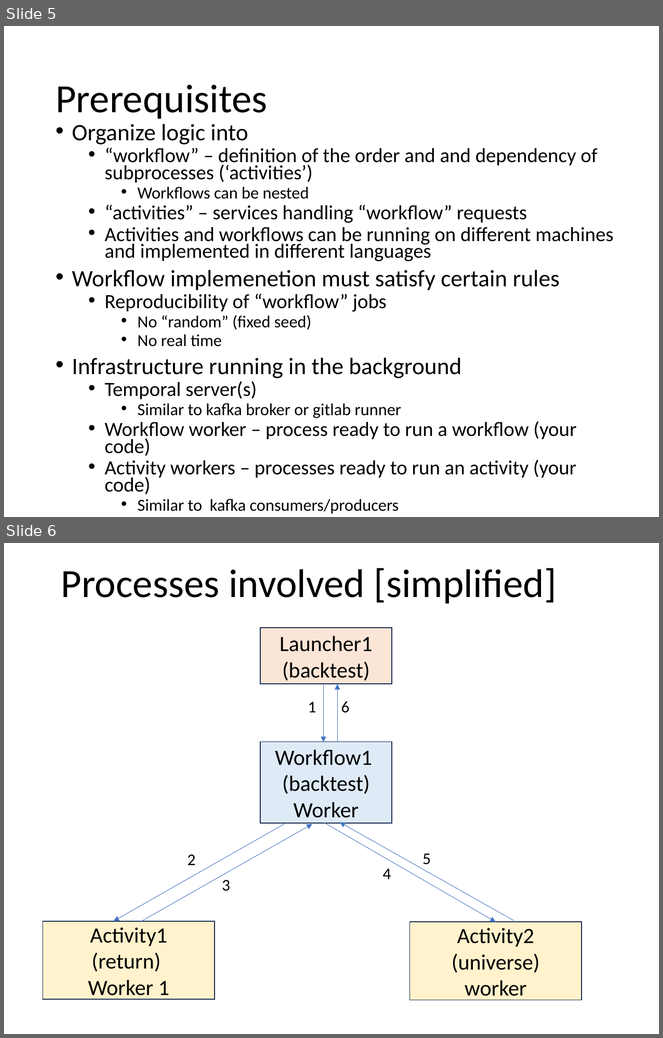
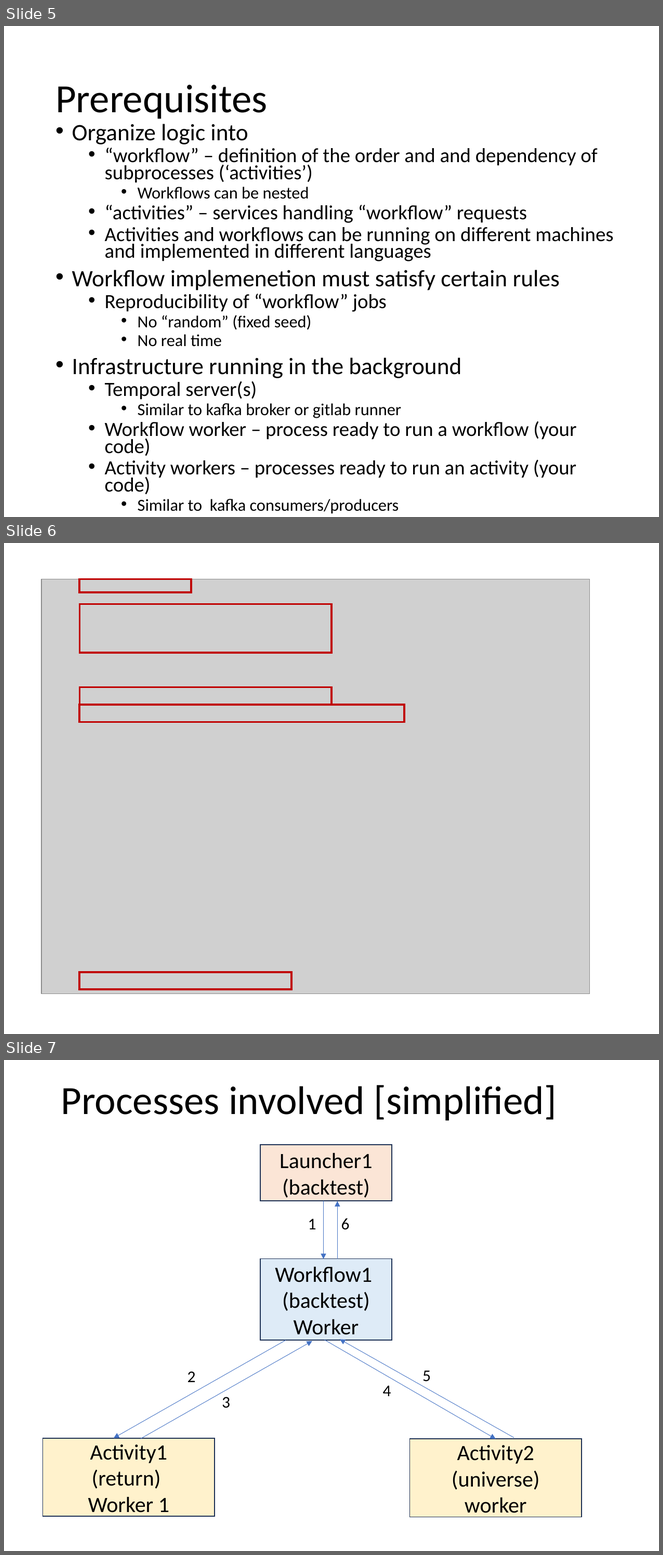
Before and after one commit to zconsult/am_temporal, a slide deck: Temporal.pptx. Shown one above the other, each under a label of ours: slides 5 and 6 before the commit, slides 5, 6 and 7 after it. The pictures are 663x1038 and 663x1555 pixels, drawn with LibreOffice and Linux fonts; fonts in the diff are those of the drawing; grey boxes stand for pictures. Boxes give left, top, right and bottom in pixels: in the first picture for what was removed or moved away, otherwise in the second. Text is boxed around its words. In the diff, an @@ line names an element or a change of style, - is before the commit and + after.

```diff
--- a/Temporal.pptx
+++ b/Temporal.pptx
@@ slide 6 added at <box>4,543,659,1034</box>, background #FFFFFF @@
@@ picture added at <box>41,579,590,994</box> @@
@@ rectangle added at <box>79,579,191,592</box>, outline #C00000 2 pt @@
@@ rectangle added at <box>79,604,332,652</box>, outline #C00000 2 pt @@
@@ rectangle added at <box>79,687,332,705</box>, outline #C00000 2 pt @@
@@ rectangle added at <box>79,705,404,722</box>, outline #C00000 2 pt @@
@@ rectangle added at <box>79,972,291,990</box>, outline #C00000 2 pt @@
@@ what was slide 6 is now slide 7 @@
```
Also in this commit, not shown: 2 slides changed, 1 other slide added, 1 slide removed.
